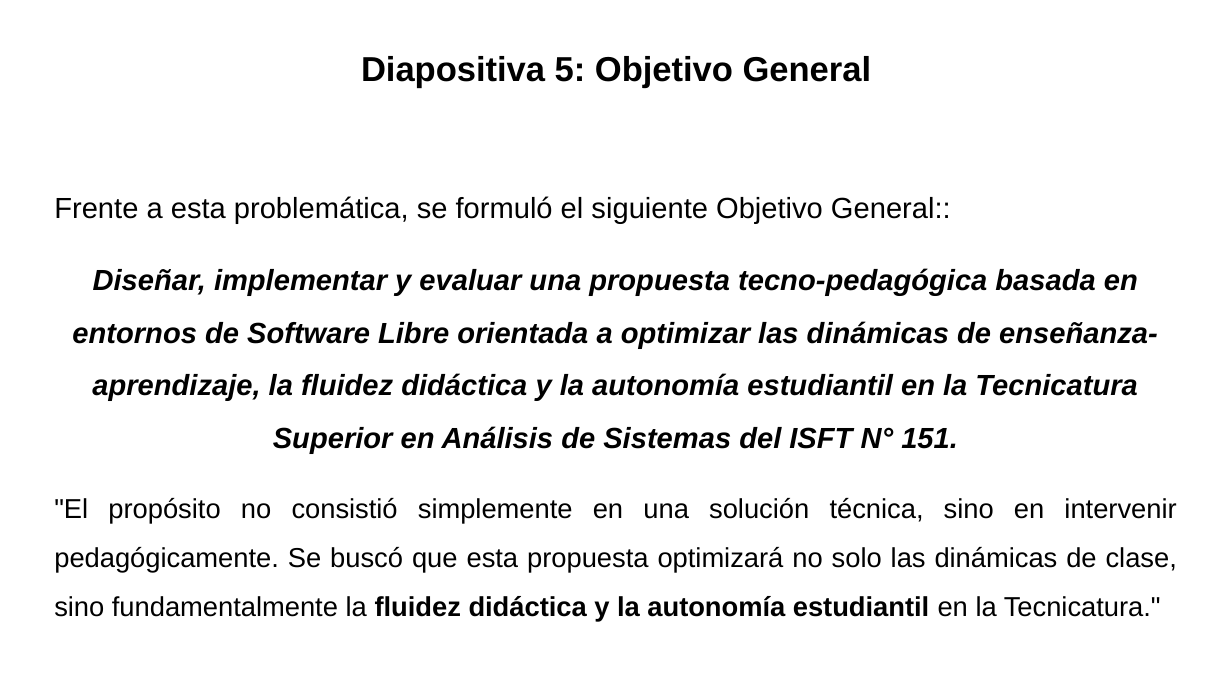
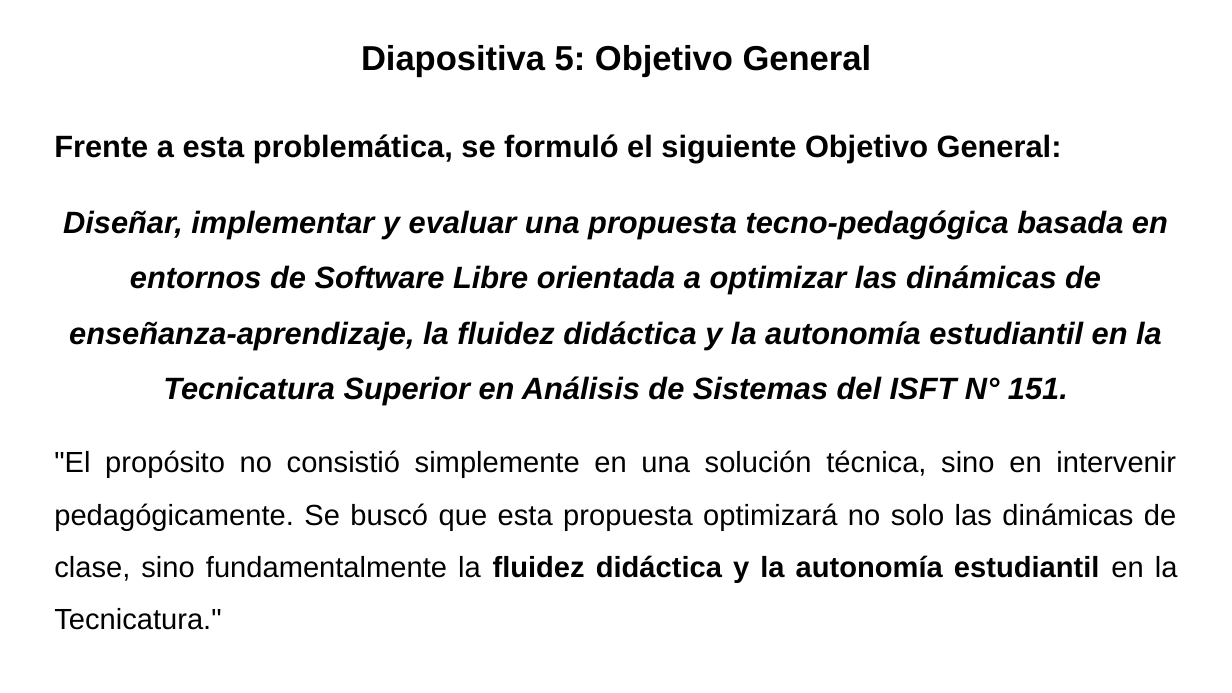
Before and after one commit to gabrielinuz/gabrielinuz.github.io, a slide deck: slide 6 of doc/GUION_DE_DEFENSA_LTE.pptx. Drawn at 1232x693 pixels with LibreOffice and Linux fonts; fonts in the diff are those of the drawing. Boxes give left, top, right and bottom in pixels: in the first picture for what was removed or moved away, otherwise in the second. Text is boxed around its words. In the diff, an @@ line names an element or a change of style, - is before the commit and + after.

```diff
--- a/doc/GUION_DE_DEFENSA_LTE.pptx
+++ b/doc/GUION_DE_DEFENSA_LTE.pptx
@@ title "Diapositiva 5: Objetivo General": place and size @@
-title "Diapositiva 5: Objetivo General" at [361, 56, 872, 89]
+title "Diapositiva 5: Objetivo General" at [361, 45, 872, 77]
@@ text "Frente a esta problemática, se ...": place and size @@
-text "Frente a esta problemática, se ..." at [54, 196, 1177, 622]
+text "Frente a esta problemática, se ..." at [54, 134, 1178, 630]
@@ text at [54, 134, 1062, 162]: text changed; size 17 to 18 pt; bold on @@
-Frente a esta problemática, se formuló el siguiente Objetivo General::
+Frente a esta problemática, se formuló el siguiente Objetivo General:
@@ text at [54, 210, 1178, 630]: size 17 to 18 pt in "Diseñar, implementar y evaluar una propuesta tecno-pedagógic ..."; size 16 to 17 pt in ""El propósito no consistió simplemente en una ..." @@
```
Also in this commit, not shown: 15 other slides changed, 1 other file.
